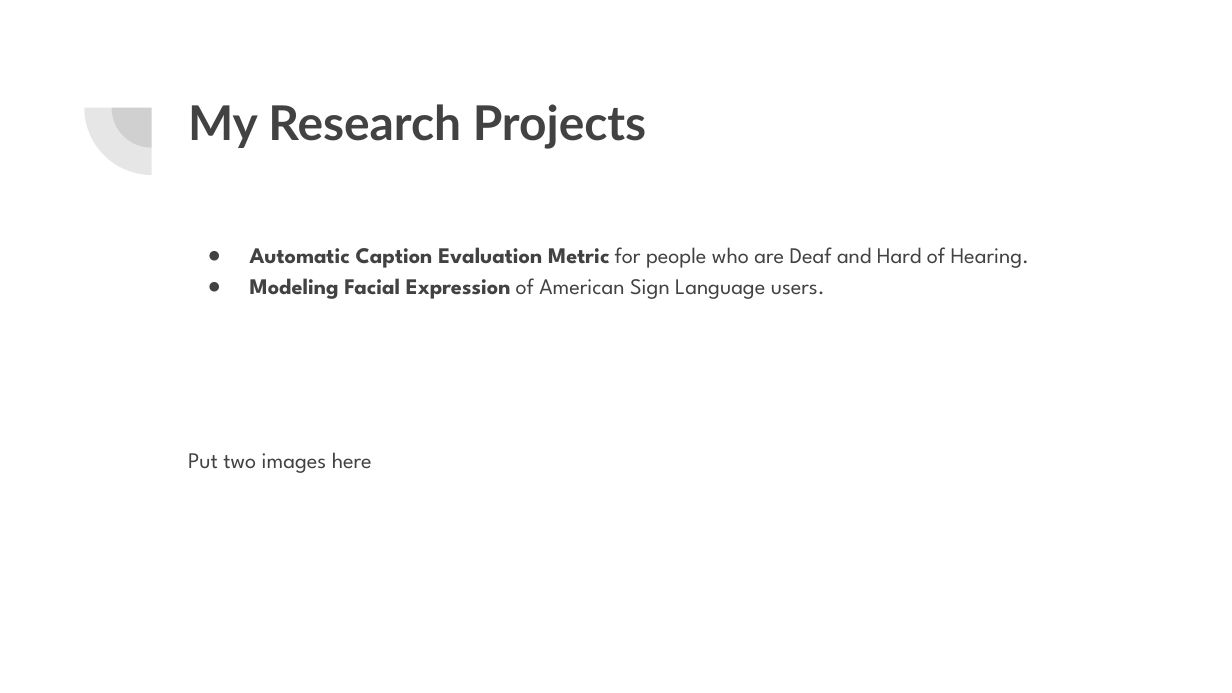
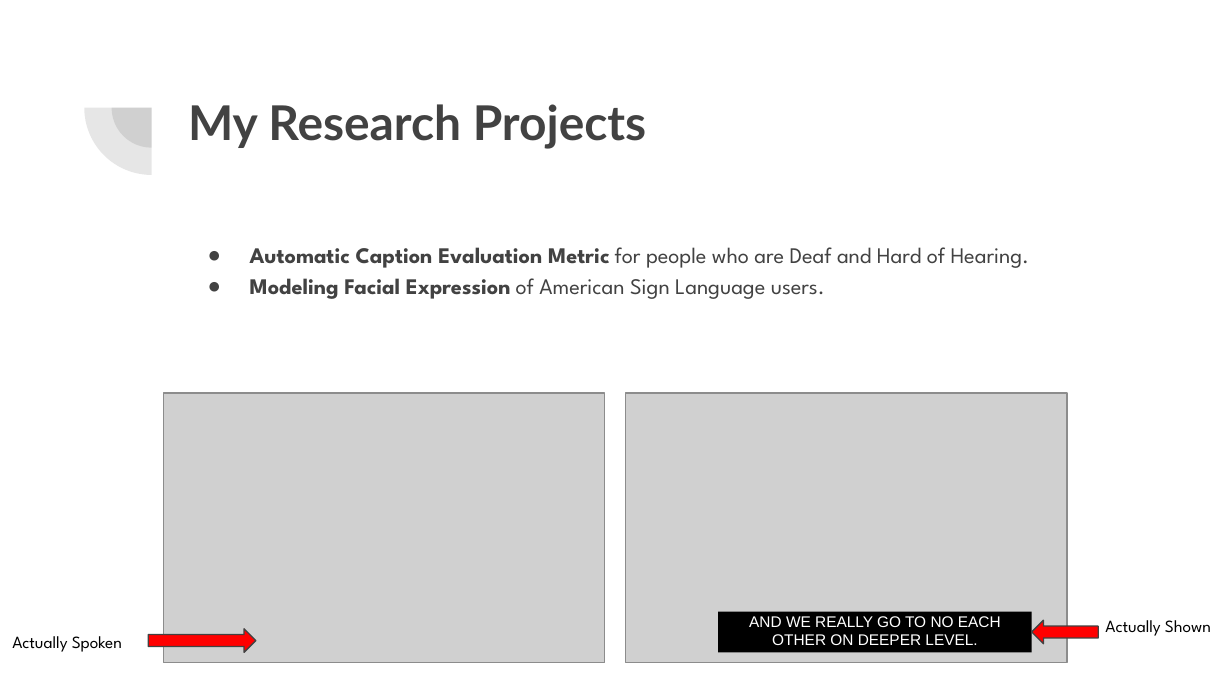
Before and after one commit to akhteralamin/presentations, a slide deck: slide 2 of Remote Semi Interview Methods.pptx. Drawn at 1232x693 pixels with LibreOffice and Linux fonts; fonts in the diff are those of the drawing; grey boxes stand for pictures. Boxes give left, top, right and bottom in pixels: in the first picture for what was removed or moved away, otherwise in the second. Text is boxed around its words. In the diff, an @@ line names an element or a change of style, - is before the commit and + after.

```diff
--- a/Remote Semi Interview Methods.pptx
+++ b/Remote Semi Interview Methods.pptx
@@ picture added at bbox=[163, 393, 604, 663] @@
@@ picture added at bbox=[626, 393, 1067, 663] @@
@@ text at bbox=[188, 452, 372, 473]: paragraph removed @@
-Put two images here
@@ right arrow added at bbox=[148, 628, 255, 652], fill #FF0000, outline #424242 0.75 pt @@
@@ rectangle added at bbox=[718, 611, 1032, 652], fill #000000, 9 pt, text #FFFFFF @@
+AND WE REALLY GO TO NO EACH OTHER ON DEEPER LEVEL.
@@ right arrow added at bbox=[1031, 620, 1098, 643], fill #FF0000, outline #424242 0.75 pt @@
@@ text added at bbox=[1105, 620, 1211, 636], 10 pt, text #000000 @@
+Actually Shown
@@ text added at bbox=[12, 636, 122, 652], 10 pt, text #000000 @@
+Actually Spoken
```
Also in this commit, not shown: 3 other slides changed, 7 slides added, 6 slides removed, 1 other file.
